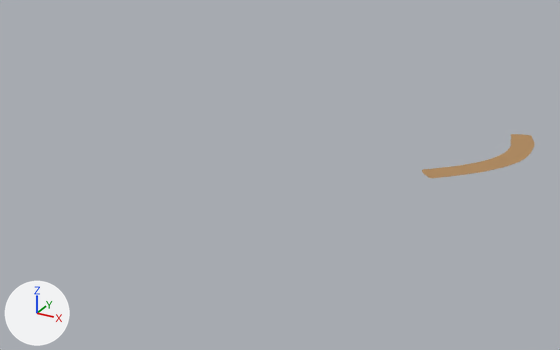
The FBX model stylized/unity/FeatherField/Models/path.fbx, before and after one commit.
Camera for both pictures: a camera (50 mm lens) standing at (4.58, -24.29, 8.13) and looking at (-4.48, -7.82, -0.1). The lights are fixed; the arrows at lower left show +X, +Y and +Z. The older version comes first. Where no turn or scale is listed for an object, it has been applied to the vertices.

Script lines for the objects in view, before the commit:
```python
me_path_001 = bpy.data.meshes.new('path.001')
me_path_001.from_pydata(...)  # 785 vertices, 624 faces; spans x -1.23..1.02, y -6.34..-1.92, z 0.0
me_path_001.materials.append(mat_ff_dirt)  # brown #b18a5d
ob_path = bpy.data.objects.new('path', me_path_001)
ob_path.location = (0.0, 0.0, 0.0)
```
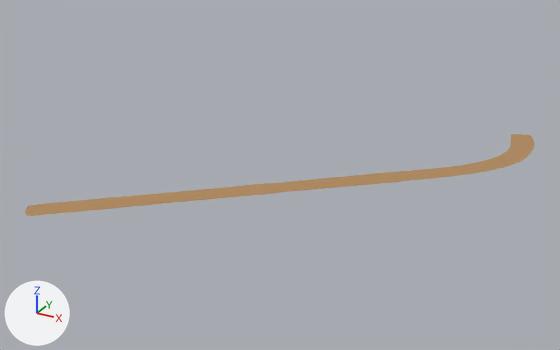
Where the change shows, as pixel boxes (x1, y1, x2, y2) in the pictures (560 x 350 px):
'path', reshaped (348% wider, 84% taller)
    before: (422, 134, 535, 178)
    after: (25, 134, 535, 216)
part 1 of me_path_001, built on
    before: (422, 169, 432, 178)
    after: (25, 169, 432, 216)

The edits, one by one:
me_path_001 is used by ob_path; location (0.0, 0.0, 0.0).
me_path_001 had 785 vertices, 624 faces and spanned x -1.23..1.02, y -6.34..-1.92, z 0.0.
me_path_001 now has 1585 vertices, 1264 faces and spans x -8.72..1.02, y -12.92..-1.92, z 0.0.
me_path_001 part 1: 9 vertices moved from x -1.23..-0.84, y -6.34..-5.91, z 0.0 to x -1.27..-0.84, y -6.39..-5.9, z 0.0; 5 vertices removed from x -1.21..-0.94, y -6.32..-6.01, z 0.0; 805 vertices added at x -8.72..-0.91, y -12.92..-5.96, z 0.0.
